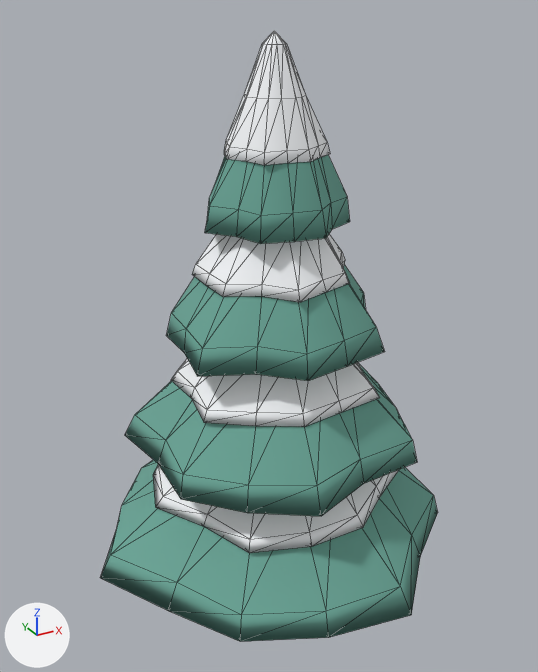
One commit to the OBJ model assets/meshes/SpleefPine.obj: the scene before it, then after it.
Camera for both pictures: a 50 mm camera at (-9.01, -16.13, 16.07) aimed at (-0.12, 0.04, 7.98). Lighting does not change. The marker at lower left points along +X, +Y and +Z. The picture after the commit comes second. Mesh edges are drawn as thin lines. Where no turn or scale is listed for an object, it has been applied to the vertices.

In view in the first picture: 'Needles', 'Snow'.
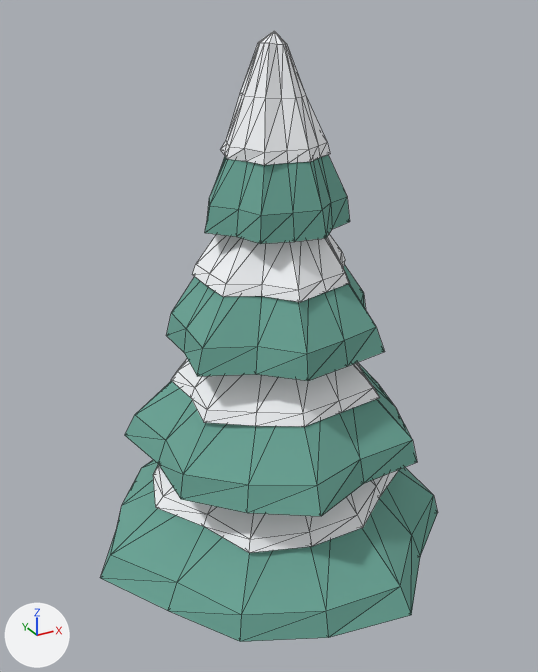
Changed parts and their boxes (x1, y1, x2, y2) in the pictures (538 x 672 px; the box of a moved part takes in the faces that stretch with it):
'Snow', reshaped, shading changed: (153, 30, 398, 553) in both
part 1 of me_needles, shading changed: (100, 155, 438, 642) in both
part 2 of me_snow, moved or reshaped: before (224, 31, 282, 161); after (220, 31, 282, 161)
part 3 of me_snow, shading changed: (153, 30, 398, 553) in both

The change, as a diff of the scene's bpy script:
```diff
--- a/assets/meshes/SpleefPine.obj.py
+++ b/assets/meshes/SpleefPine.obj.py
@@ me_needles @@
 me_needles.from_pydata(...)  # 288 vertices, 560 faces; spans x -5.35..4.96, y -5.13..5.12, z 1.95..15.4
 # used by ob_needles; location = (0.0, 0.0, 0.0)
+# me_needles part 1: all faces are now shaded flat (560 of 560 changed)
 me_needles.materials.append(mat_needles)
@@ me_snow @@
 me_snow.from_pydata(...)  # 284 vertices, 504 faces; spans x -3.66..3.41, y -3.42..3.69, z 3.62..15.61
 # used by ob_snow; location = (0.0, 0.0, 0.0)
 # before: 218 (-0.97, -0.47, 13.09) at pixel (247, 148), 222 (-0.84, 1.06, 12.81) at pixel (224, 150), 226 (-0.71, 0.0, 14.19) at pixel (247, 96), 229 (-0.58, 0.28, 14.19) at pixel (246, 95), 230 (-0.61, -0.29, 14.19) at pixel (257, 97)
 # before: 231 (-0.49, 0.61, 14.19) at pixel (244, 94), 232 (-0.48, -0.6, 14.19) at pixel (268, 98), 233 (-0.3, 0.0, 15.33) at pixel (263, 43), 238 (-0.22, 0.11, 15.33) at pixel (263, 43), 239 (-0.25, -0.12, 15.33) at pixel (267, 44)
 # before: 242 (-0.19, 0.24, 15.33) at pixel (262, 43), 243 (-0.19, -0.23, 15.33) at pixel (272, 44)
+# me_snow part 2
+for i in [218, 226, 230, 232, 233, 239, 243]: me_snow.vertices[i].co += Vector((-0.09, -0.03, 0.03))
+for i in [222, 229, 231, 238, 242]: me_snow.vertices[i].co += Vector((-0.09, 0.02, 0.03))
+# me_snow part 3: all faces are now shaded flat (504 of 504 changed)
 me_snow.materials.append(mat_snow)
```
